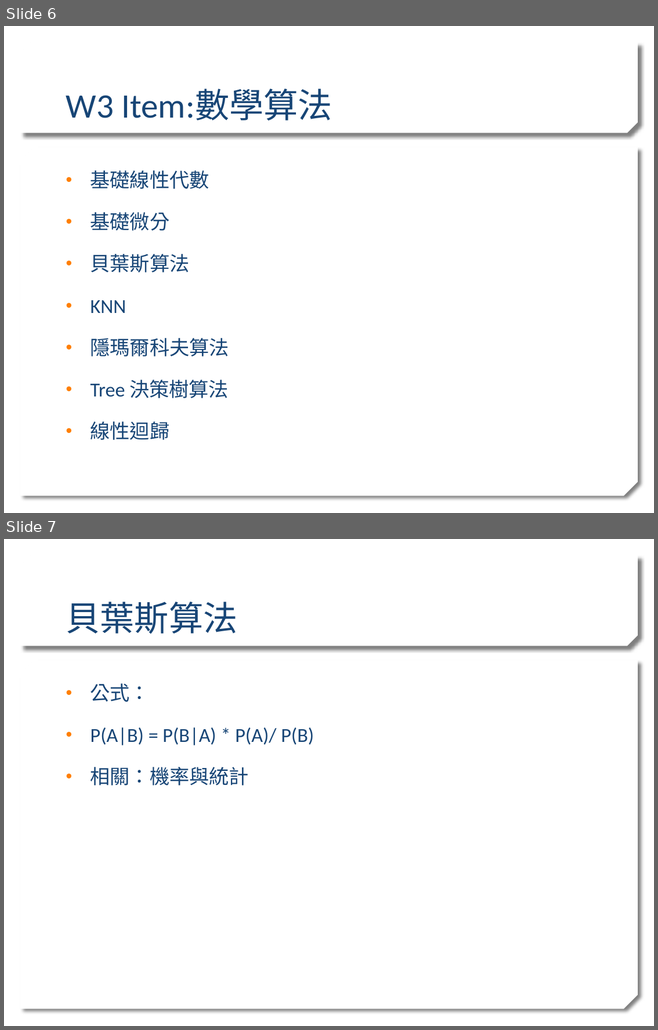
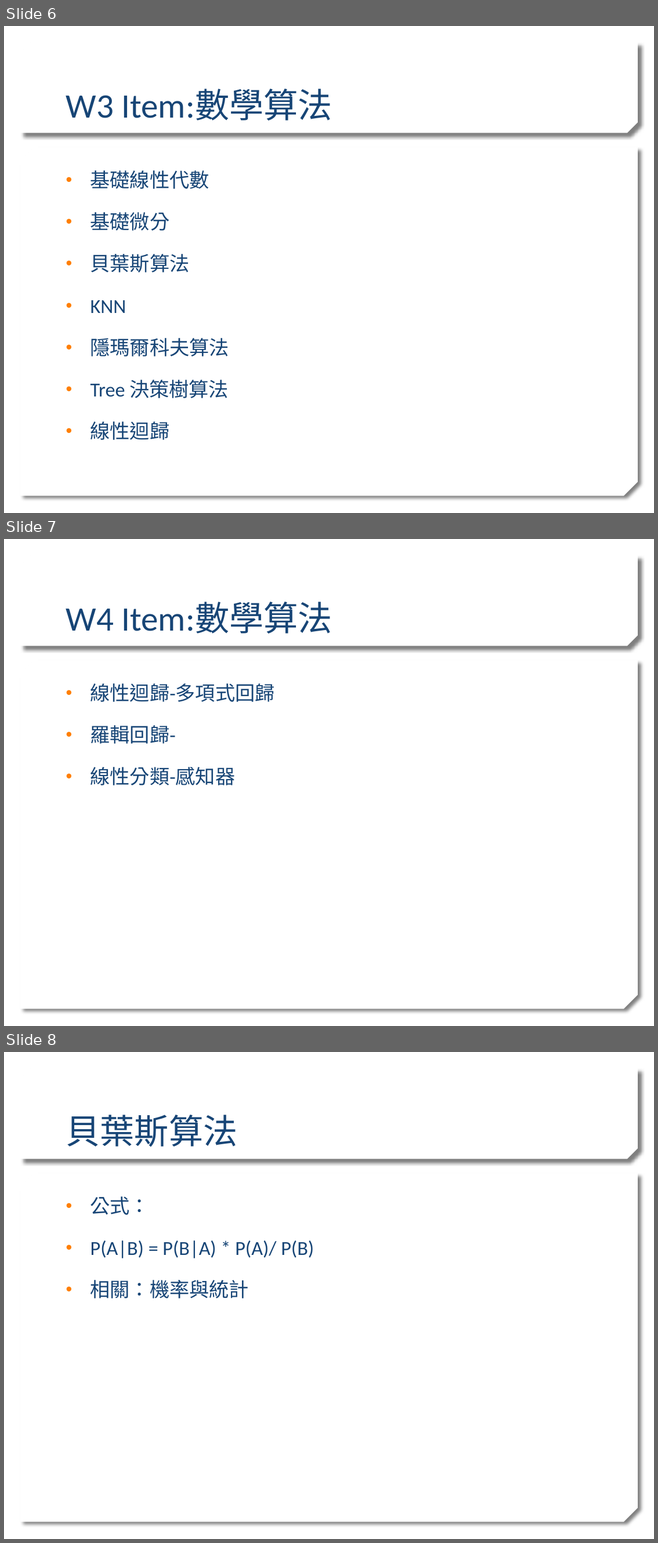
Before and after one commit to stereo720712/2020_Learn_practice_Machine_Learning, a slide deck: ml traing sean_detail.pptx. Shown one above the other, each under a label of ours: slides 6 and 7 before the commit, slides 6, 7 and 8 after it. The pictures are 658x1030 and 658x1543 pixels, drawn with LibreOffice and Linux fonts; fonts in the diff are those of the drawing; background and template pictures are left out. Boxes give left, top, right and bottom in pixels: in the first picture for what was removed or moved away, otherwise in the second. Text is boxed around its words. In the diff, an @@ line names an element or a change of style, - is before the commit and + after.

```diff
--- a/ml traing sean_detail.pptx
+++ b/ml traing sean_detail.pptx
@@ slide 7 added at (4, 539, 654, 1026), background picture (left out); not listed: 2 template elements that a slide beside it also shows @@
@@ title added at (66, 602, 332, 634), 38 pt, text #174576 @@
+W4 Item:數學算法
@@ text added at (90, 683, 275, 785), 22 pt, text #174576 @@
+• 線性迴歸-多項式回歸
+• 羅輯回歸-
+• 線性分類-感知器
@@ what was slide 7 is now slide 8 @@
```
Also in this commit, not shown: 3 other slides added, 3 other files.
